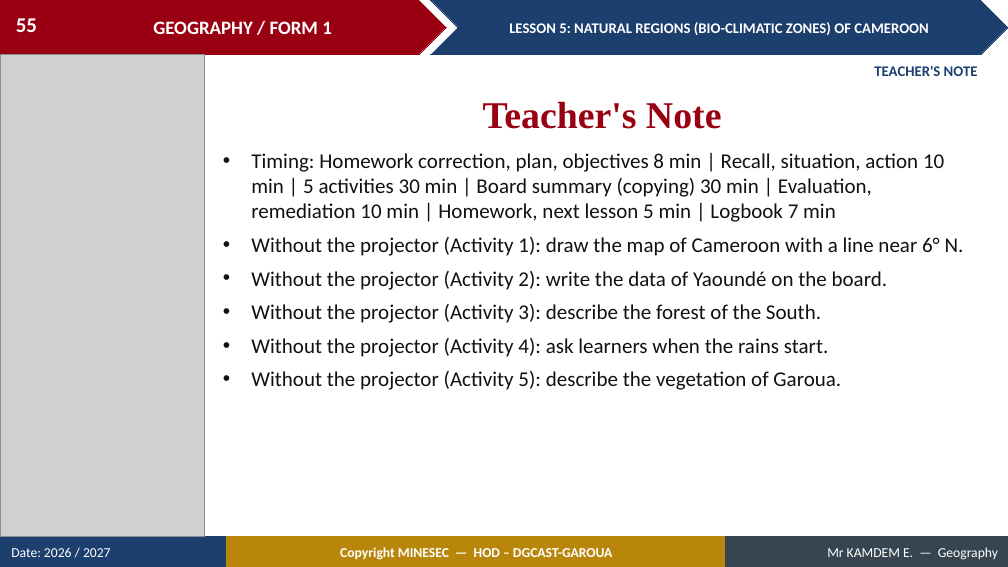
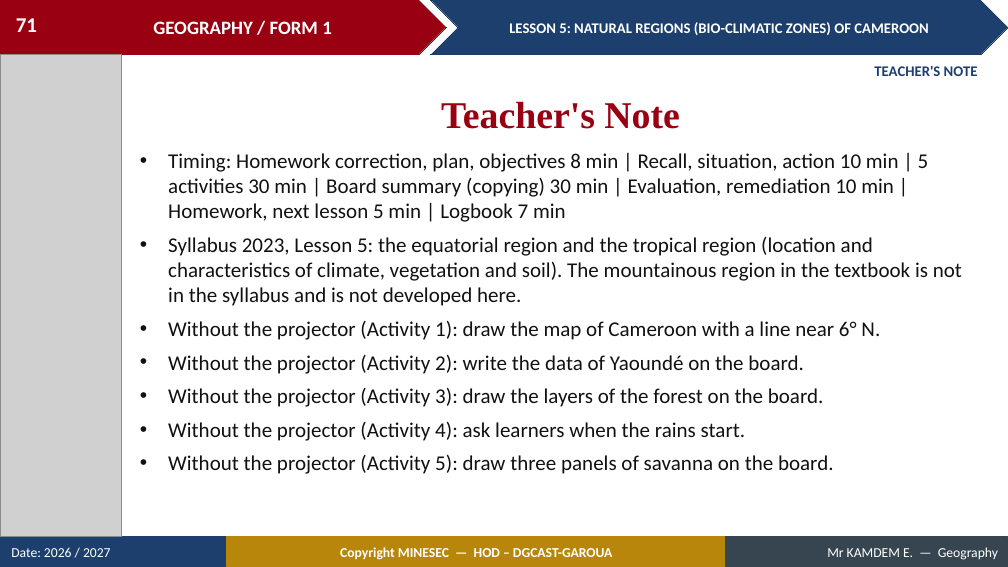
Before and after one commit to Berthautk/linea-github, a slide deck: slide 71 of lecons/F1/08_F1_M2_L05_Natural_Regions_Bio_climatic_Zones_of_Cameroon.pptx (slide 55 before the commit). Drawn at 1008x567 pixels with LibreOffice and Linux fonts; fonts in the diff are those of the drawing; grey boxes stand for pictures. Boxes give left, top, right and bottom in pixels: in the first picture for what was removed or moved away, otherwise in the second. Text is boxed around its words. In the diff, an @@ line names an element or a change of style, - is before the commit and + after.

```diff
--- a/lecons/F1/08_F1_M2_L05_Natural_Regions_Bio_climatic_Zones_of_Cameroon.pptx
+++ b/lecons/F1/08_F1_M2_L05_Natural_Regions_Bio_climatic_Zones_of_Cameroon.pptx
@@ page number at box(16, 18, 37, 32): text changed @@
-55
+71
@@ picture: place and size @@
-picture at box(0, 54, 204, 537)
+picture at box(0, 54, 121, 537)
@@ text "Teacher's Note": place and size @@
-text "Teacher's Note" at box(483, 101, 722, 129)
+text "Teacher's Note" at box(441, 101, 680, 129)
@@ text "Timing: Homework correction, plan, objectives ...": place and size @@
-text "Timing: Homework correction, plan, objectives ..." at box(251, 153, 964, 390)
+text "Timing: Homework correction, plan, objectives ..." at box(168, 153, 962, 474)
@@ text at box(168, 237, 962, 306): paragraph added @@
+• Syllabus 2023, Lesson 5: the equatorial region and the tropical region (location and characteristics of climate, vegetation and soil). The mountainous region in the textbook is not in the syllabus and is not developed here.
@@ text at box(168, 388, 824, 407): text changed @@
-• Without the projector (Activity 3): describe the forest of the South.
+• Without the projector (Activity 3): draw the layers of the forest on the board.
@@ text at box(168, 455, 834, 474): text changed @@
-• Without the projector (Activity 5): describe the vegetation of Garoua.
+• Without the projector (Activity 5): draw three panels of savanna on the board.
```
Also in this commit, not shown: 32 other slides changed, 20 slides added, 4 slides removed, 5 other files.
